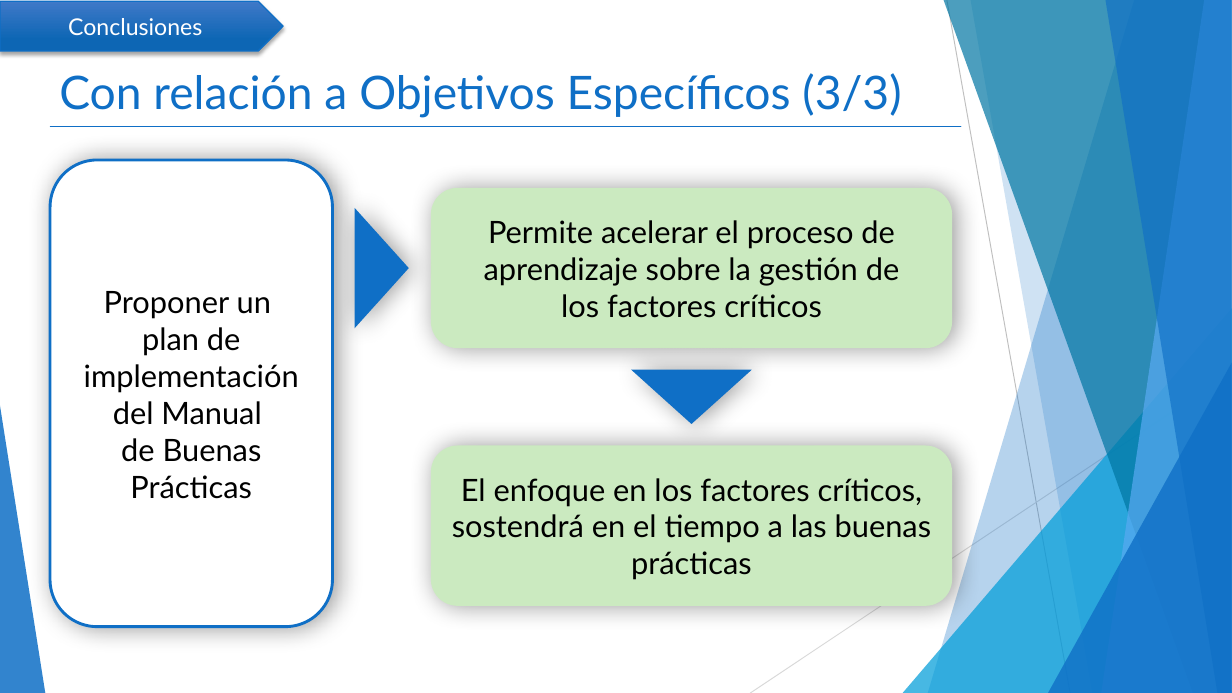
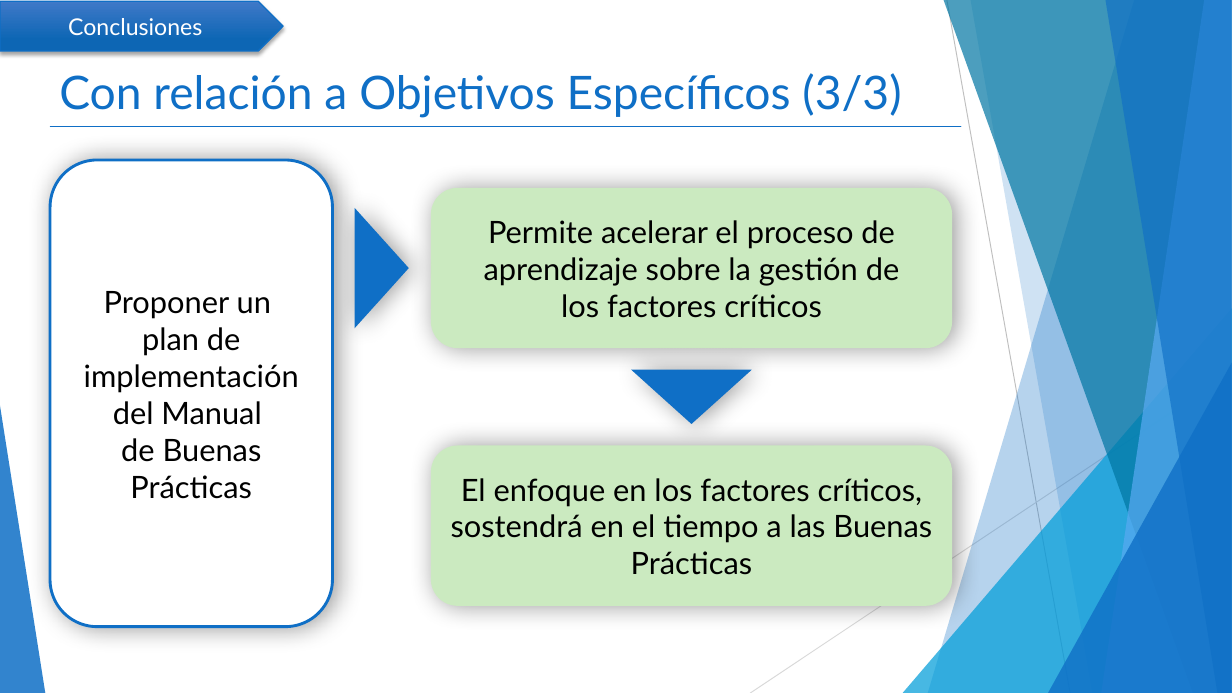
Before and after one commit to mcamara75/tituloUnap, a slide deck: slide 16 of 2018/TT IQQ 2018 Camara y Garay.pptx. Drawn at 1232x693 pixels with LibreOffice and Linux fonts; fonts in the diff are those of the drawing. Boxes give left, top, right and bottom in pixels: in the first picture for what was removed or moved away, otherwise in the second. Text is boxed around its words. In the diff, an @@ line names an element or a change of style, - is before the commit and + after.

Commit message:
Se corrige uso de mayúsculas en frase Buenas Prácticas

```diff
--- a/2018/TT IQQ 2018 Camara y Garay.pptx
+++ b/2018/TT IQQ 2018 Camara y Garay.pptx
@@ text in rounded rectangle at (x1=451, y1=478, x2=932, y2=575): text changed @@
-El enfoque en los factores críticos, sostendrá en el tiempo a las buenas prácticas
+El enfoque en los factores críticos, sostendrá en el tiempo a las Buenas Prácticas
```
Also in this commit, not shown: 6 other slides changed.
